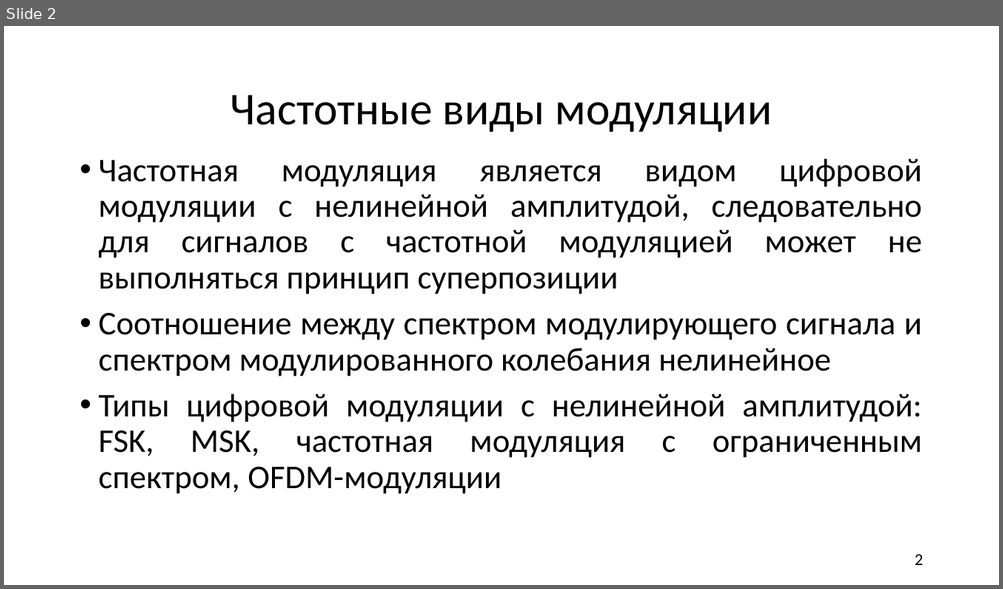
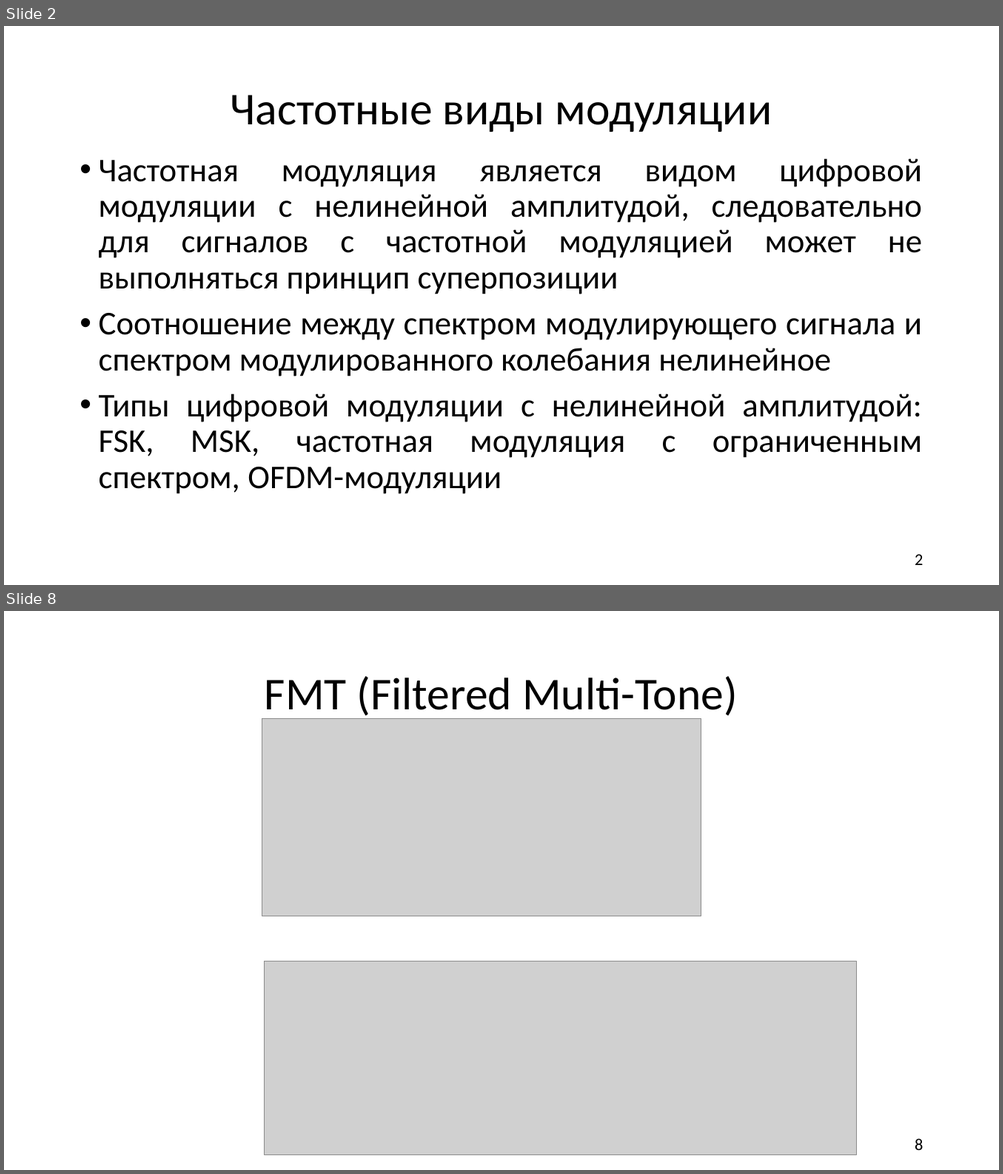
Before and after one commit to liveinscarlet/Study, a slide deck: Аверина/Нелинейная цифровая модуляция.pptx. Shown one above the other, each under a label of ours: slide 2 before the commit, slides 2 and 8 after it; the slides between them are not shown. The pictures are 1003x589 and 1003x1174 pixels, drawn with LibreOffice and Linux fonts; fonts in the diff are those of the drawing; grey boxes stand for pictures. Boxes give left, top, right and bottom in pixels: in the first picture for what was removed or moved away, otherwise in the second. Text is boxed around its words. In the diff, an @@ line names an element or a change of style, - is before the commit and + after.

```diff
--- a/Аверина/Нелинейная цифровая модуляция.pptx
+++ b/Аверина/Нелинейная цифровая модуляция.pptx
@@ slide 8 added at bbox=[4, 611, 999, 1170], background #FFFFFF @@
@@ title added at bbox=[264, 676, 737, 721], 44 pt, text #000000 @@
+FMT (Filtered Multi-Tone)
@@ picture added at bbox=[262, 718, 701, 916] @@
@@ picture added at bbox=[264, 962, 856, 1156] @@
@@ page number added at bbox=[914, 1139, 922, 1150], 16 pt, text #000000 @@
+8
```
Also in this commit, not shown: 2 slides changed, 5 other slides added.
